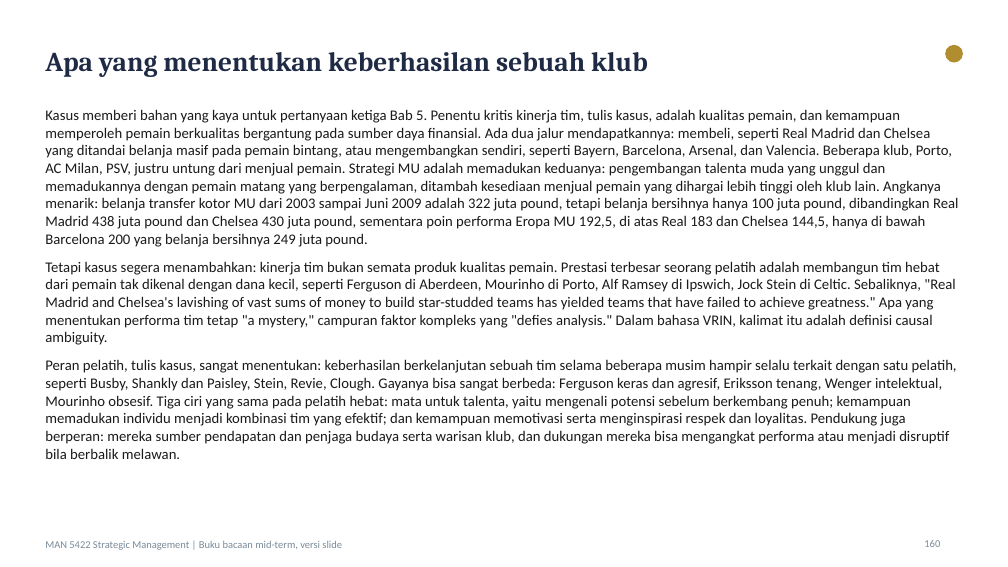
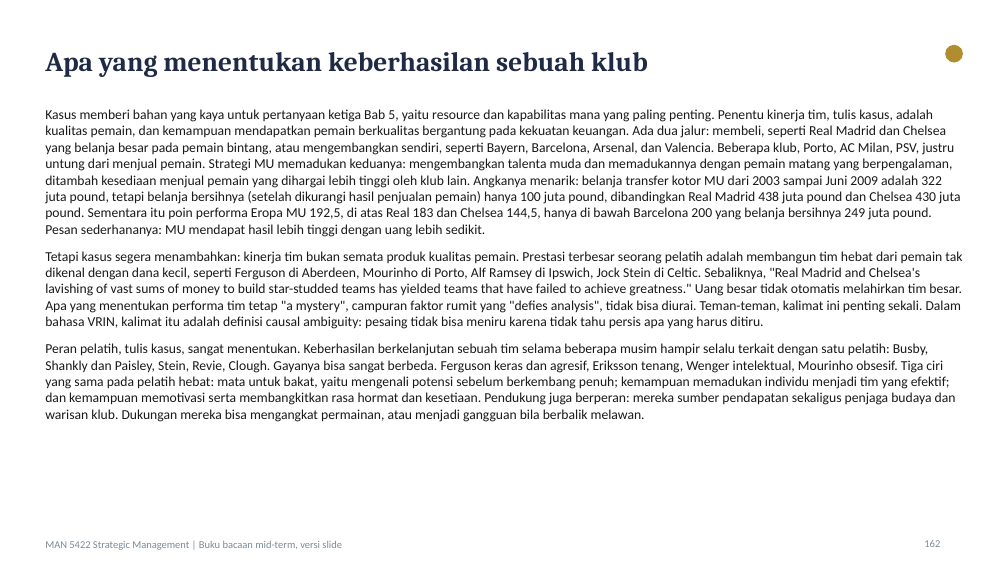
Before and after one commit to aslihabnuri/Dom-Manipulation, a slide deck: slide 162 of Materi_SM_MidTerm/Buku_Bacaan_Strategic_Management_MidTerm.pptx (slide 160 before the commit). Drawn at 1008x567 pixels with LibreOffice and Linux fonts; fonts in the diff are those of the drawing. Boxes give left, top, right and bottom in pixels: in the first picture for what was removed or moved away, otherwise in the second. Text is boxed around its words. In the diff, an @@ line names an element or a change of style, - is before the commit and + after.

```diff
--- a/Materi_SM_MidTerm/Buku_Bacaan_Strategic_Management_MidTerm.pptx
+++ b/Materi_SM_MidTerm/Buku_Bacaan_Strategic_Management_MidTerm.pptx
@@ text at <box>45,109,962,422</box>: text changed; size 14 to 13 pt @@
-Kasus memberi bahan yang kaya untuk pertanyaan ketiga Bab 5. Penentu kritis kinerja tim, tulis kasus, adalah kualitas pemain, dan kemampuan memperoleh pemain berkualitas bergantung pada sumber daya finansial. Ada dua jalur mendapatkannya: membeli, seperti Real Madrid dan Chelsea yang ditandai belanja masif pada pemain bintang, atau mengembangkan sendiri, seperti Bayern, Barcelona, Arsenal, dan Valencia. Beberapa klub, Porto, AC Milan, PSV, justru untung dari menjual pemain. Strategi MU adalah memadukan keduanya: pengembangan talenta muda yang unggul dan memadukannya dengan pemain matang yang berpengalaman, ditambah kesediaan menjual pemain yang dihargai lebih tinggi oleh klub lain. Angkanya menarik: belanja transfer kotor MU dari 2003 sampai Juni 2009 adalah 322 juta pound, tetapi belanja bersihnya hanya 100 juta pound, dibandingkan Real Madrid 438 juta pound dan Chelsea 430 juta pound, sementara poin performa Eropa MU 192,5, di atas Real 183 dan Chelsea 144,5, hanya di bawah Barcelona 200 yang belanja bersihnya 249 juta pound.
-Tetapi kasus segera menambahkan: kinerja tim bukan semata produk kualitas pemain. Prestasi terbesar seorang pelatih adalah membangun tim hebat dari pemain tak dikenal dengan dana kecil, seperti Ferguson di Aberdeen, Mourinho di Porto, Alf Ramsey di Ipswich, Jock Stein di Celtic. Sebaliknya, "Real Madrid and Chelsea's lavishing of vast sums of money to build star-studded teams has yielded teams that have failed to achieve greatness." Apa yang menentukan performa tim tetap "a mystery," campuran faktor kompleks yang "defies analysis." Dalam bahasa VRIN, kalimat itu adalah definisi causal ambiguity.
-Peran pelatih, tulis kasus, sangat menentukan: keberhasilan berkelanjutan sebuah tim selama beberapa musim hampir selalu terkait dengan satu pelatih, seperti Busby, Shankly dan Paisley, Stein, Revie, Clough. Gayanya bisa sangat berbeda: Ferguson keras dan agresif, Eriksson tenang, Wenger intelektual, Mourinho obsesif. Tiga ciri yang sama pada pelatih hebat: mata untuk talenta, yaitu mengenali potensi sebelum berkembang penuh; kemampuan memadukan individu menjadi kombinasi tim yang efektif; dan kemampuan memotivasi serta menginspirasi respek dan loyalitas. Pendukung juga berperan: mereka sumber pendapatan dan penjaga budaya serta warisan klub, dan dukungan mereka bisa mengangkat performa atau menjadi disruptif bila berbalik melawan.
+Kasus memberi bahan yang kaya untuk pertanyaan ketiga Bab 5, yaitu resource dan kapabilitas mana yang paling penting. Penentu kinerja tim, tulis kasus, adalah kualitas pemain, dan kemampuan mendapatkan pemain berkualitas bergantung pada kekuatan keuangan. Ada dua jalur: membeli, seperti Real Madrid dan Chelsea yang belanja besar pada pemain bintang, atau mengembangkan sendiri, seperti Bayern, Barcelona, Arsenal, dan Valencia. Beberapa klub, Porto, AC Milan, PSV, justru untung dari menjual pemain. Strategi MU memadukan keduanya: mengembangkan talenta muda dan memadukannya dengan pemain matang yang berpengalaman, ditambah kesediaan menjual pemain yang dihargai lebih tinggi oleh klub lain. Angkanya menarik: belanja transfer kotor MU dari 2003 sampai Juni 2009 adalah 322 juta pound, tetapi belanja bersihnya (setelah dikurangi hasil penjualan pemain) hanya 100 juta pound, dibandingkan Real Madrid 438 juta pound dan Chelsea 430 juta pound. Sementara itu poin performa Eropa MU 192,5, di atas Real 183 dan Chelsea 144,5, hanya di bawah Barcelona 200 yang belanja bersihnya 249 juta pound. Pesan sederhananya: MU mendapat hasil lebih tinggi dengan uang lebih sedikit.
+Tetapi kasus segera menambahkan: kinerja tim bukan semata produk kualitas pemain. Prestasi terbesar seorang pelatih adalah membangun tim hebat dari pemain tak dikenal dengan dana kecil, seperti Ferguson di Aberdeen, Mourinho di Porto, Alf Ramsey di Ipswich, Jock Stein di Celtic. Sebaliknya, "Real Madrid and Chelsea's lavishing of vast sums of money to build star-studded teams has yielded teams that have failed to achieve greatness." Uang besar tidak otomatis melahirkan tim besar. Apa yang menentukan performa tim tetap "a mystery", campuran faktor rumit yang "defies analysis", tidak bisa diurai. Teman-teman, kalimat ini penting sekali. Dalam bahasa VRIN, kalimat itu adalah definisi causal ambiguity: pesaing tidak bisa meniru karena tidak tahu persis apa yang harus ditiru.
+Peran pelatih, tulis kasus, sangat menentukan. Keberhasilan berkelanjutan sebuah tim selama beberapa musim hampir selalu terkait dengan satu pelatih: Busby, Shankly dan Paisley, Stein, Revie, Clough. Gayanya bisa sangat berbeda. Ferguson keras dan agresif, Eriksson tenang, Wenger intelektual, Mourinho obsesif. Tiga ciri yang sama pada pelatih hebat: mata untuk bakat, yaitu mengenali potensi sebelum berkembang penuh; kemampuan memadukan individu menjadi tim yang efektif; dan kemampuan memotivasi serta membangkitkan rasa hormat dan kesetiaan. Pendukung juga berperan: mereka sumber pendapatan sekaligus penjaga budaya dan warisan klub. Dukungan mereka bisa mengangkat permainan, atau menjadi gangguan bila berbalik melawan.
@@ page number at <box>924,540,940,547</box>: text changed @@
-160
+162
```
Also in this commit, not shown: 148 other slides changed, 14 slides added, 2 slides removed, 5 other files.
